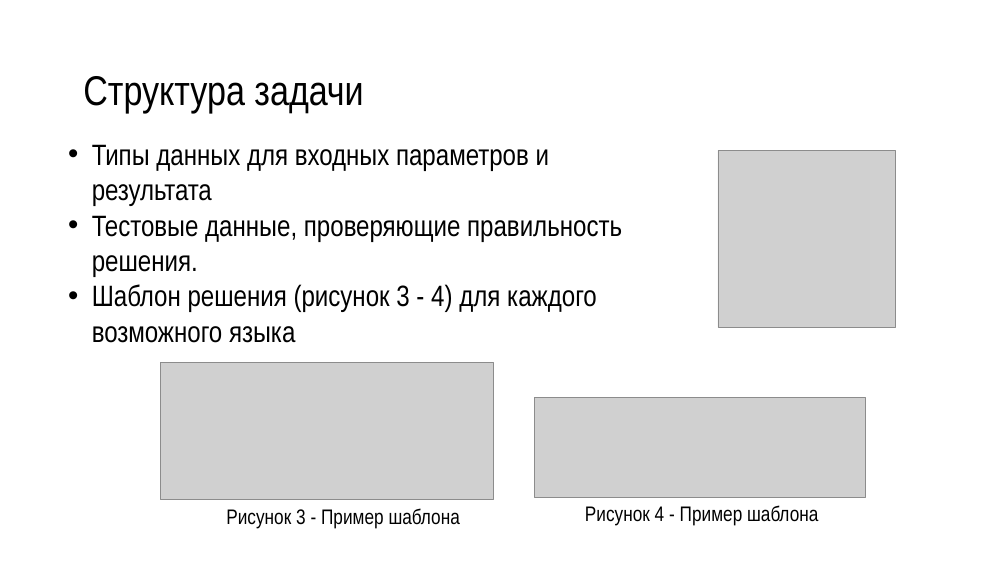
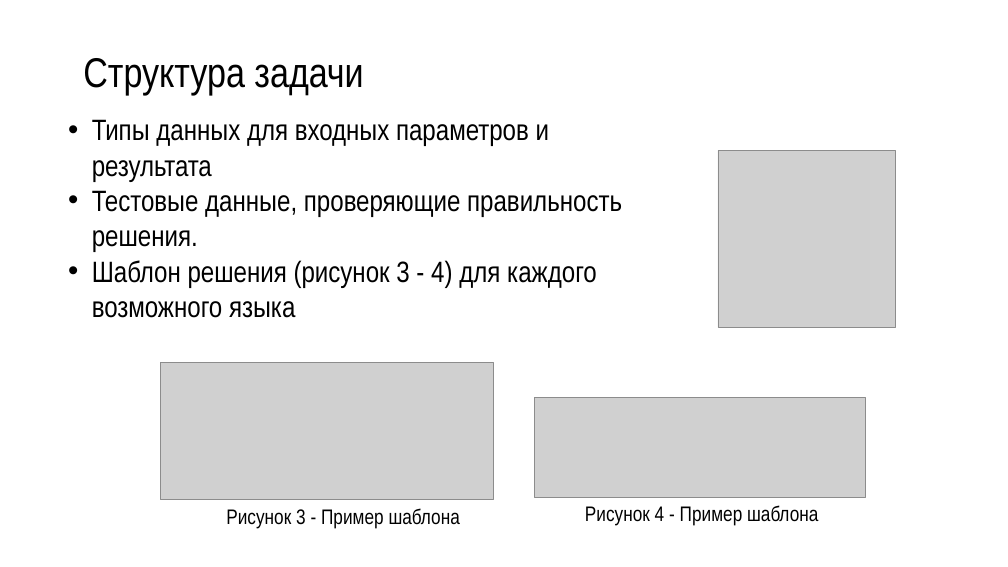
Before and after one commit to R3nnyWeb/codest-open, a slide deck: slide 5 of Презентация Microsoft PowerPoint.pptx. Drawn at 1008x567 pixels with LibreOffice and Linux fonts; fonts in the diff are those of the drawing; grey boxes stand for pictures; background and template pictures are left out. Boxes give left, top, right and bottom in pixels: in the first picture for what was removed or moved away, otherwise in the second. Text is boxed around its words. In the diff, an @@ line names an element or a change of style, - is before the commit and + after.

```diff
--- a/Презентация Microsoft PowerPoint.pptx
+++ b/Презентация Microsoft PowerPoint.pptx
@@ title "Структура задачи": place and size @@
-title "Структура задачи" at <box>83,76,363,113</box>
+title "Структура задачи" at <box>83,58,363,95</box>
@@ text "Типы данных для входных параметров ...": place and size @@
-text "Типы данных для входных параметров ..." at <box>92,144,622,312</box>
+text "Типы данных для входных параметров ..." at <box>92,119,622,287</box>
```
Also in this commit, not shown: 2 slides added, 1 other file.
